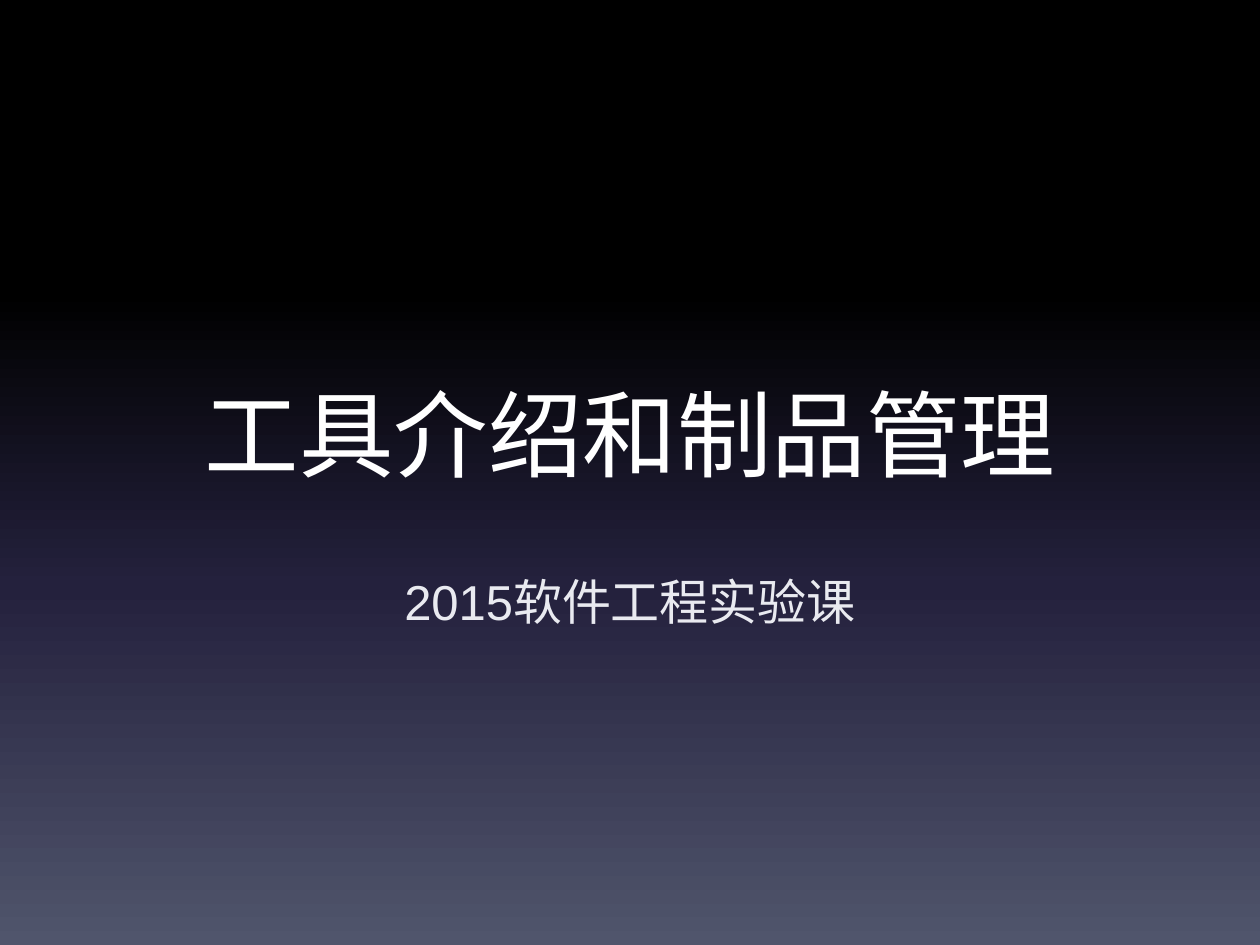
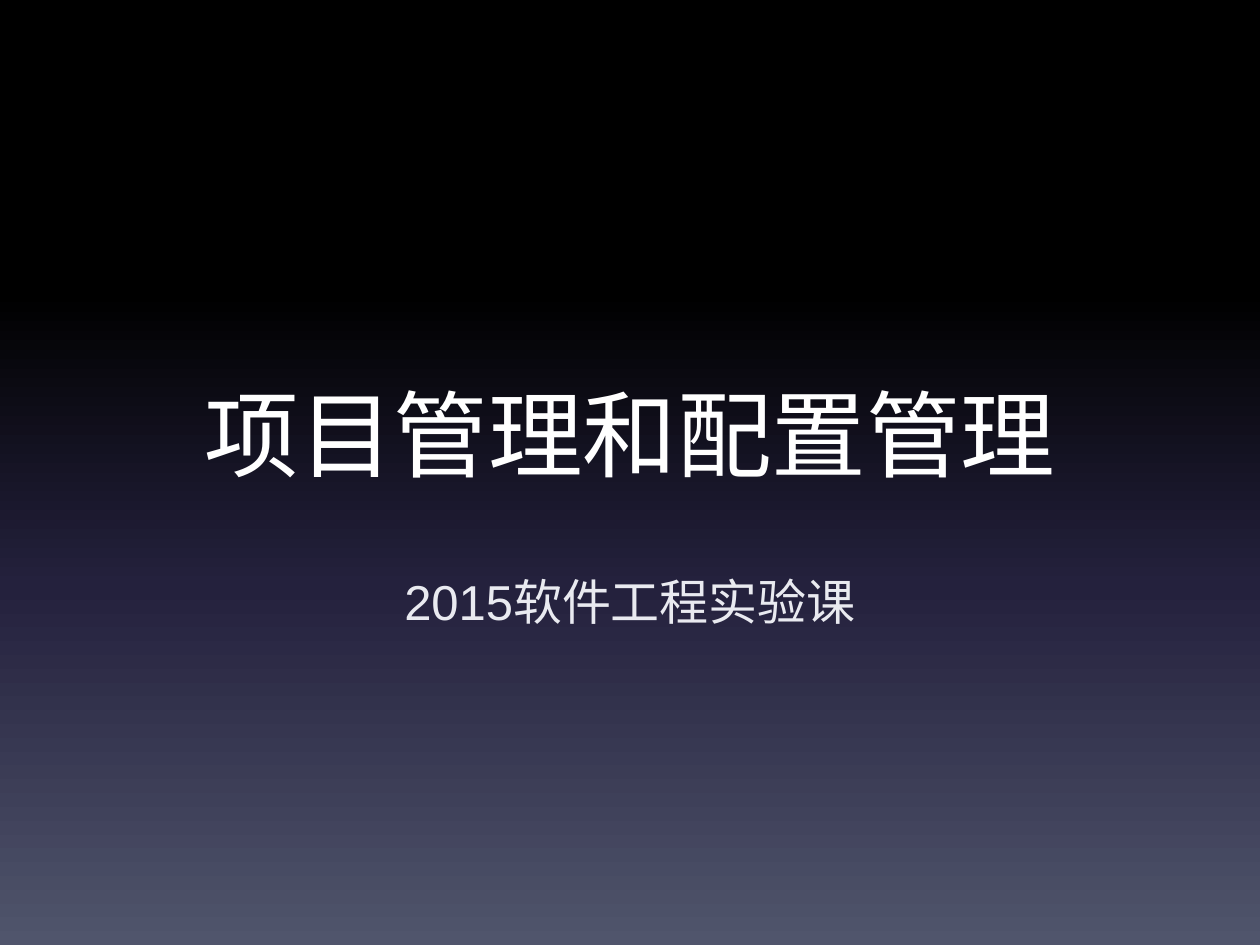
Before and after one commit to bhsei/ppt, a slide deck: slide 1 of 工具介绍和制品管理.pptx. Drawn at 1260x945 pixels with LibreOffice and Linux fonts; fonts in the diff are those of the drawing. Boxes give left, top, right and bottom in pixels: in the first picture for what was removed or moved away, otherwise in the second. Text is boxed around its words. In the diff, an @@ line names an element or a change of style, - is before the commit and + after.

Commit message:
2-ppt添加项目管理

```diff
--- a/工具介绍和制品管理.pptx
+++ b/工具介绍和制品管理.pptx
@@ title at (x1=205, y1=390, x2=1055, y2=478): text changed @@
-工具介绍和制品管理
+项目管理和配置管理
```
Also in this commit, not shown: 3 other slides changed, 4 slides added.
